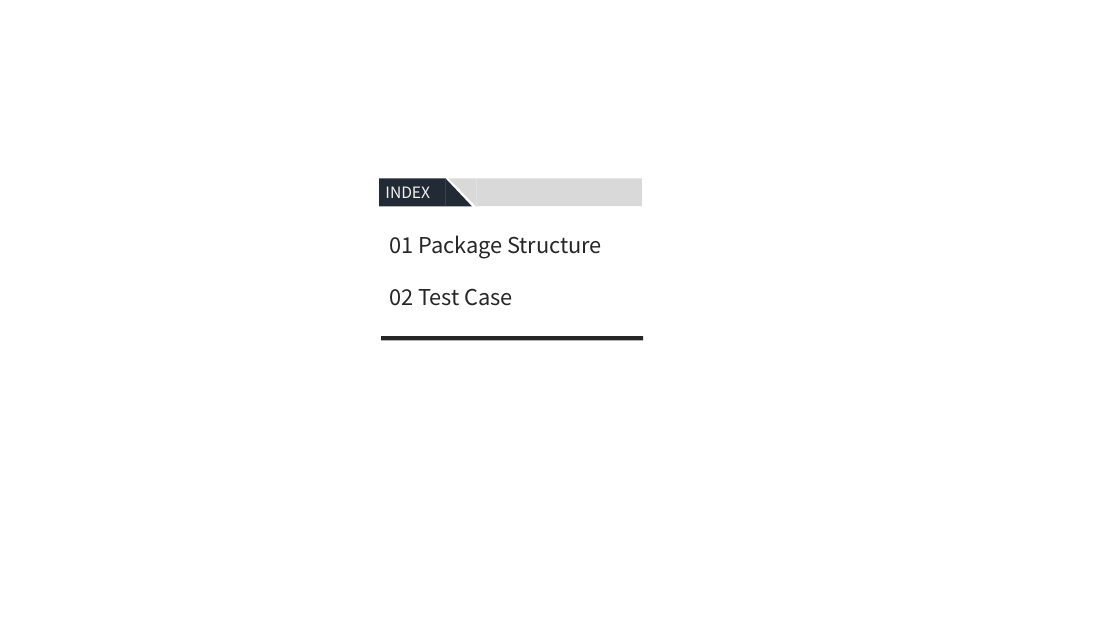
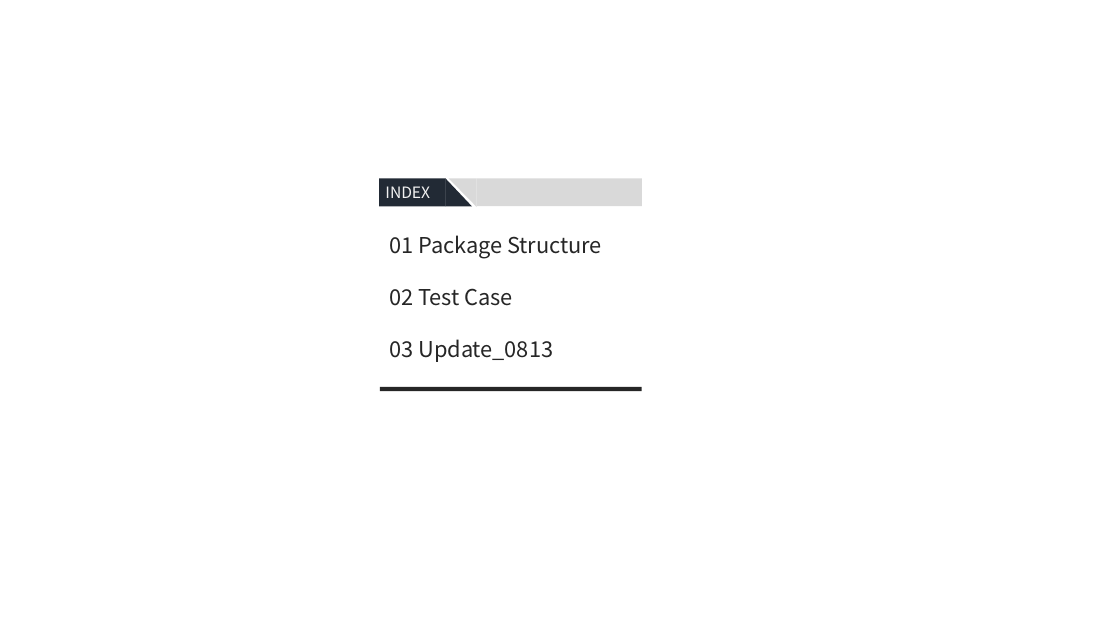
Before and after one commit to JaneeChoi/Semiparam_Mixture, a slide deck: slide 2 of Presentation Slides/0730_Package draft.pptx. Drawn at 1120x630 pixels with LibreOffice and Linux fonts; fonts in the diff are those of the drawing. Boxes give left, top, right and bottom in pixels: in the first picture for what was removed or moved away, otherwise in the second. Text is boxed around its words. In the diff, an @@ line names an element or a change of style, - is before the commit and + after.

```diff
--- a/Presentation Slides/0730_Package draft.pptx
+++ b/Presentation Slides/0730_Package draft.pptx
@@ text at <box>390,339,553,362</box>: paragraph added @@
+03 Update_0813
@@ rectangle: place and size @@
-rectangle at <box>381,336,644,340</box>
+rectangle at <box>380,387,642,392</box>
```
Also in this commit, not shown: 7 other slides changed, 6 slides added.
